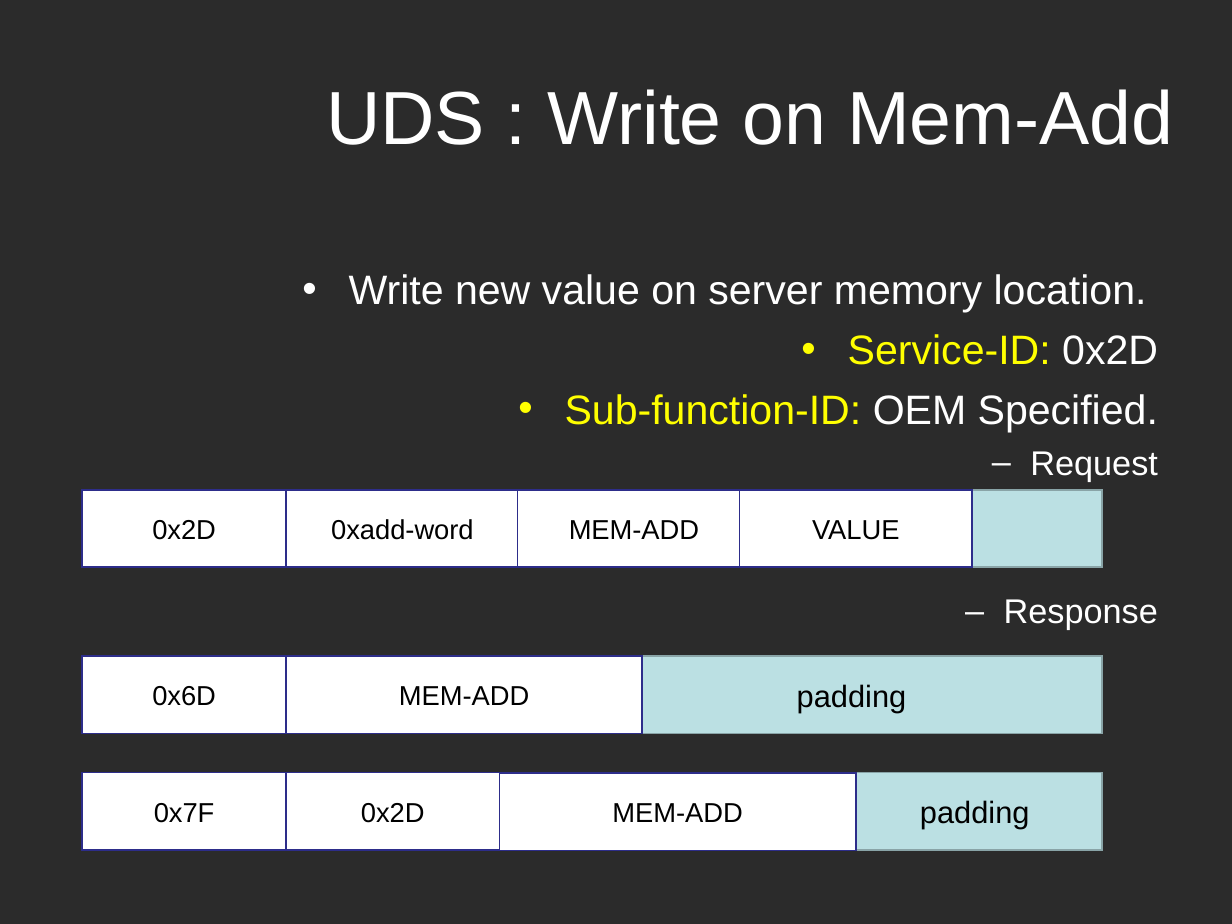
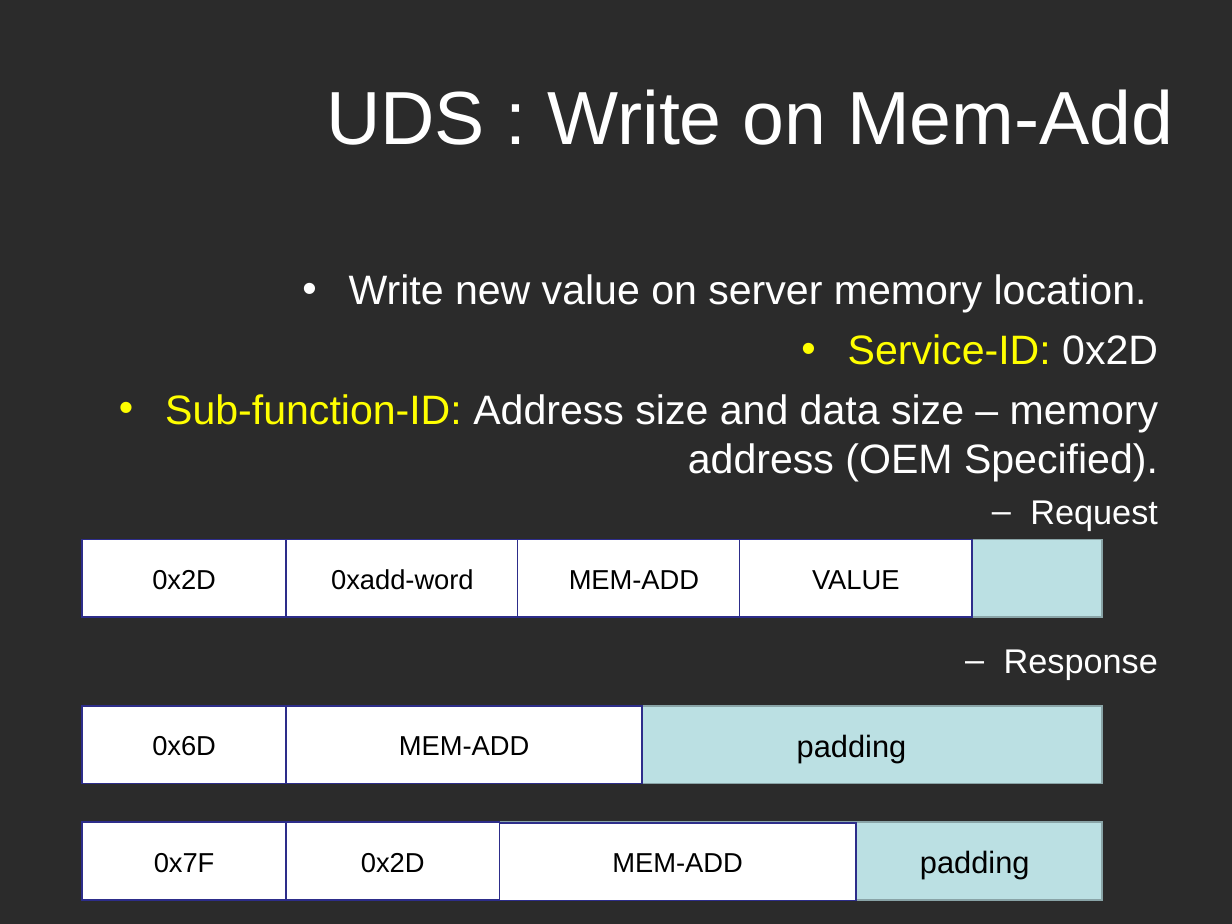
Before and after one commit to Marcelle-Samir/Firmware_Over_The_Air, a slide deck: slide 26 of project Documentation/Second week/Search-UDS.ppt (slide 17 before the commit). Drawn at 1232x924 pixels with LibreOffice and Linux fonts; fonts in the diff are those of the drawing; background and template pictures are left out; a plain dark background stands for a picture behind light text. Boxes give left, top, right and bottom in pixels: in the first picture for what was removed or moved away, otherwise in the second. Text is boxed around its words. In the diff, an @@ line names an element or a change of style, - is before the commit and + after.

```diff
--- a/project Documentation/Second week/Search-UDS.ppt
+++ b/project Documentation/Second week/Search-UDS.ppt
@@ text at box(165, 394, 1158, 481): text changed; text colour #FFFF00 to #FFFFFF @@
-• Sub-function-ID: OEM Specified.
+• Sub-function-ID: Address size and data size – memory address (OEM Specified).
@@ 12 rectangles: place and size @@
-12 rectangles at box(83, 490, 1103, 850)
+12 rectangles at box(83, 540, 1103, 901)
```
Also in this commit, not shown: 3 other slides changed, 9 slides added, 1 other file.
